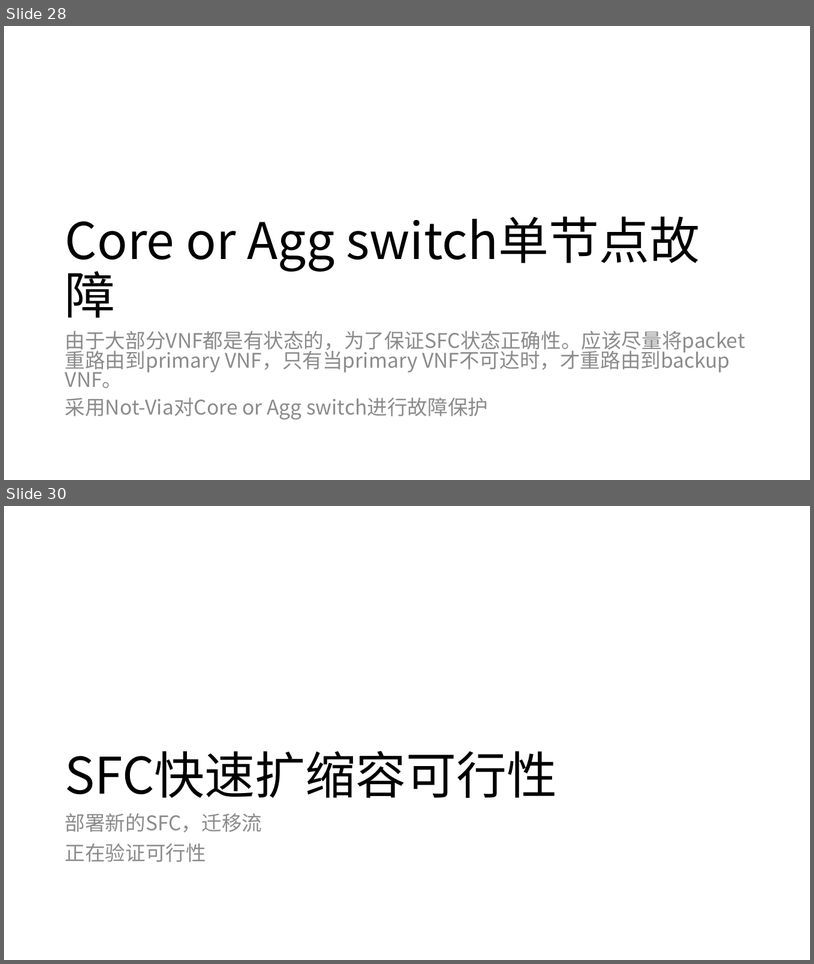
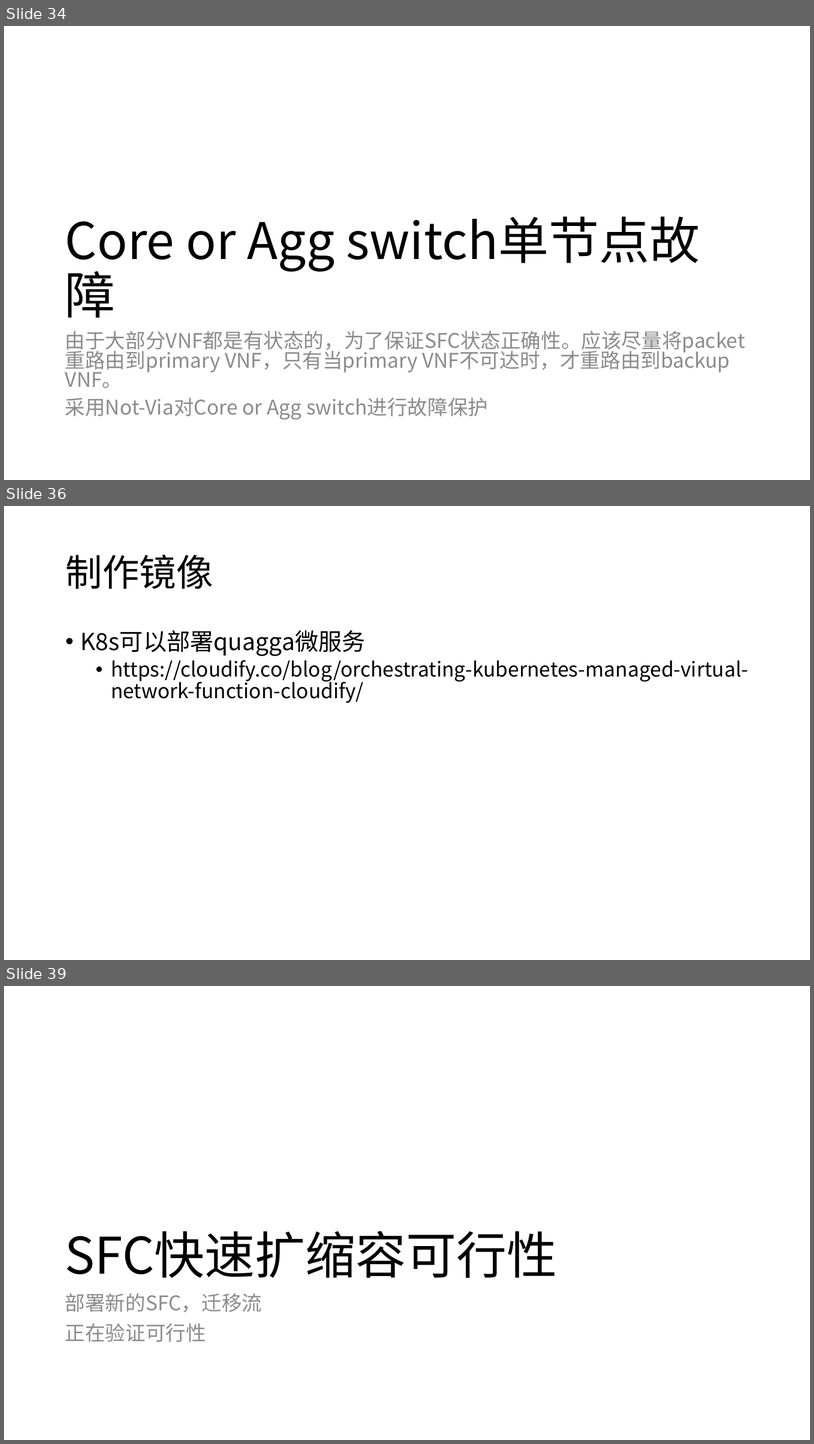
Before and after one commit to magaboomchen/SelfAdaptiveMano, a slide deck: doc/SoftwareEngineering/SoftwareRequirements/RequirementFeasibility.pptx. Shown one above the other, each under a label of ours: slides 28 and 30 before the commit, slides 34, 36 and 39 after it; the slides between them are not shown. The pictures are 814x964 and 814x1444 pixels, drawn with LibreOffice and Linux fonts; fonts in the diff are those of the drawing. Boxes give left, top, right and bottom in pixels: in the first picture for what was removed or moved away, otherwise in the second. Text is boxed around its words. In the diff, an @@ line names an element or a change of style, - is before the commit and + after.

```diff
--- a/doc/SoftwareEngineering/SoftwareRequirements/RequirementFeasibility.pptx
+++ b/doc/SoftwareEngineering/SoftwareRequirements/RequirementFeasibility.pptx
@@ slide 36 added at (x1=4, y1=506, x2=810, y2=960), background #FFFFFF @@
@@ title added at (x1=65, y1=555, x2=213, y2=589), 44 pt, text #000000 @@
+制作镜像
@@ text added at (x1=81, y1=630, x2=749, y2=703), 24 pt, text #000000 @@
+• K8s可以部署quagga微服务
+  • https://cloudify.co/blog/orchestrating-kubernetes-managed-virtual-network-function-cloudify/
@@ what was slide 28 is now slide 34 @@
@@ what was slide 30 is now slide 39 @@
```
Also in this commit, not shown: 6 slides changed, 9 other slides added, 5 other files.
